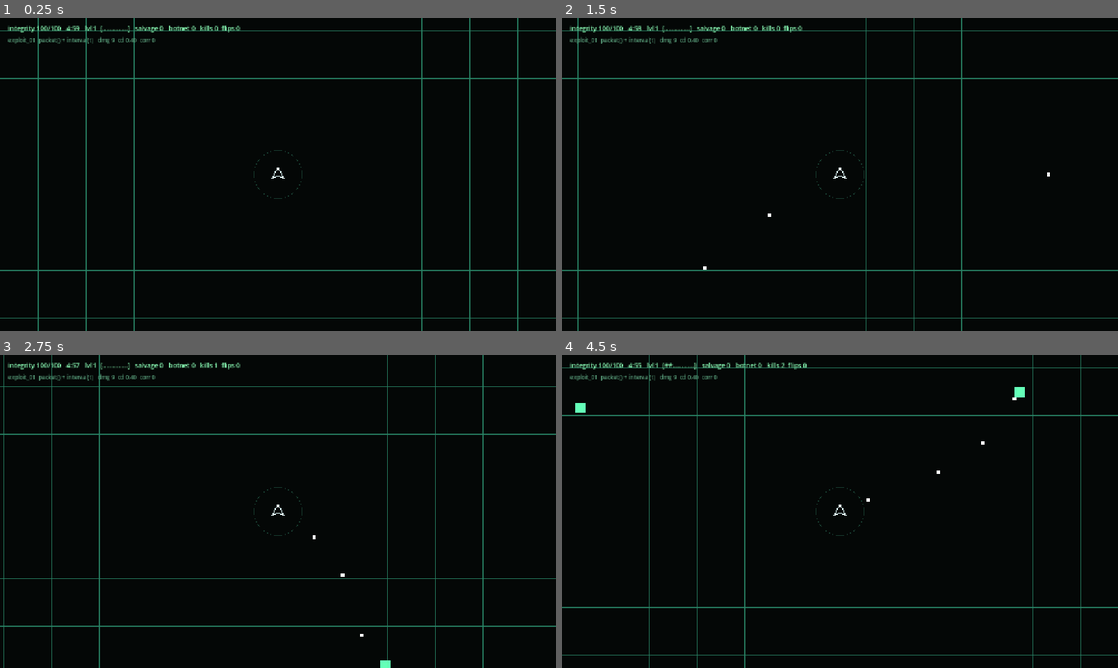
Above: before the commit, frames 1-4 (two rows, left to right).
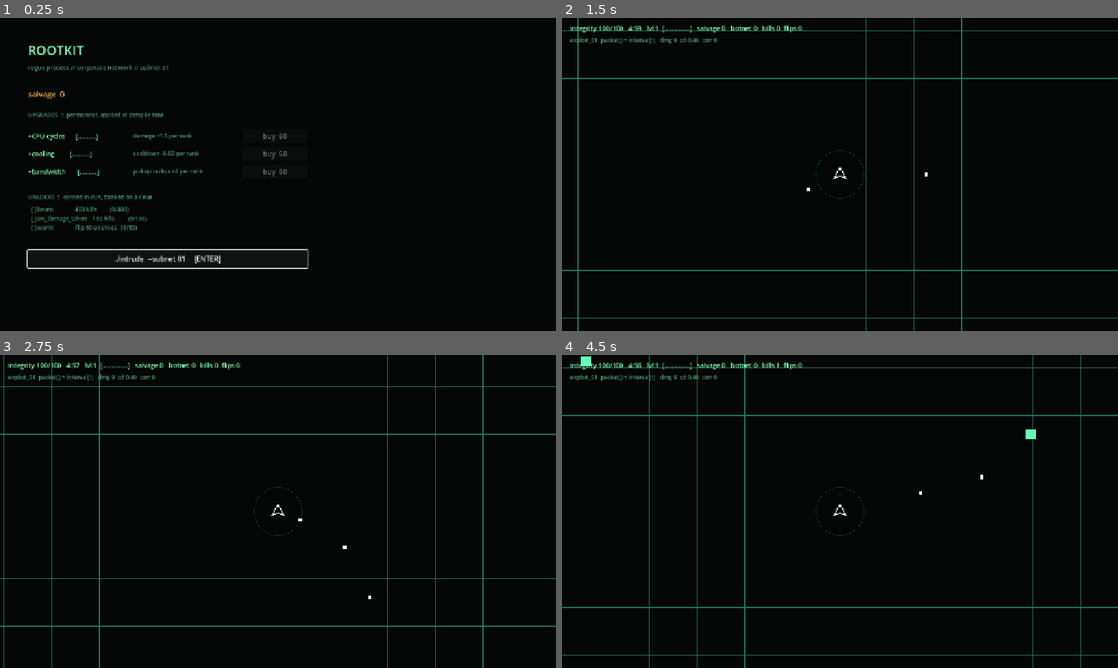
Above: after the commit, the same moments.

Repository: seanperkins/rootkit-game
Game: Godot game, scene res://scenes/main.tscn
The game is run twice, just before and just after one commit, with the same random seed, the same clock (stepped at 60 frames per second) and the same inputs.
Inputs (mouse positions are in pixels of both pictures, inside the frame that each line leads up to):
- Up to frame 1 (0.25 s): no input
- Up to frame 2 (1.5 s): click (728, 259) at 0.5 s, where only the run after the commit has a clickable "./intrude --subnet 01 [ENTER]"; tap Enter at 1.25, 1.35 s; hold D from 1.28 s (still down)
- Up to frame 3 (2.75 s): tap Keypad Enter at 1.55, 2.1 s; release D at 2.03 s; hold S from 2.03 s (still down); tap Enter at 2.3 s
- Up to frame 4 (4.5 s): release S at 2.78 s; hold D 2.78-3.53 s; tap Enter at 2.85, 3.8 s; tap Keypad Enter at 3.05, 3.6 s; hold W 3.53-4.28 s; hold A from 4.28 s (still down); tap R at 4.35 s

The runs differ from the first frame. In frame 1, 6.2% of the frame differs, in the area x 0-100%, y 0-100%; in frame 2, less than 0.1%; in frame 3, 0.1%; in frame 4, 0.6%.

Commit message:
feat: meta shell — spend salvage, track unlocks, launch runs
Closes the meta loop: banked salvage now buys the three permanent buffs, which
fold through Compiler.build into every exploit. main.tscn is the shell; the run
lives in run.tscn and returns here on death or a clear.

Unlock state is DERIVED from milestone counters rather than read from the stored
list. Milestones were only evaluated inside bank(), so a save reaching a
threshold outside that call displayed as locked — visible in a shop capture as
212/150 kills still showing [ ]. Counters are now the single source of truth.

Milestone progress banks on a loss as well as a clear. Salvage is still lost on
death per the design, but unlocks are the stated reason to replay after dying,
so gating them on a win defeats the system they exist for.

tests/test_meta.gd covers the price curve (60 + 30n; 1950 a line, 5850 all
three), buying, buff folding, unlock derivation, and the save-durability rules
the review raised: .bak recovery from a truncated write, and range clamping plus
id rejection on a hand-edited user://save.json (negative salvage, out-of-range
buffs, a path-traversal module id).

Diff:
--- a/scenes/main.tscn
+++ b/scenes/main.tscn
@@ -1,6 +1,9 @@
-[gd_scene load_steps=2 format=3 uid="uid://rootkit_main"]
+[gd_scene load_steps=2 format=3 uid="uid://rootkit_meta"]
 
-[ext_resource type="Script" path="res://scripts/run/run.gd" id="1_run"]
+[ext_resource type="Script" path="res://scripts/meta/meta_screen.gd" id="1_meta"]
 
-[node name="Run" type="Node2D"]
-script = ExtResource("1_run")
+[node name="Meta" type="Control"]
+anchors_preset = 15
+anchor_right = 1.0
+anchor_bottom = 1.0
+script = ExtResource("1_meta")
--- /dev/null
+++ b/scenes/run.tscn
@@ -0,0 +1,6 @@
+[gd_scene load_steps=2 format=3 uid="uid://rootkit_main"]
+
+[ext_resource type="Script" path="res://scripts/run/run.gd" id="1_run"]
+
+[node name="Run" type="Node2D"]
+script = ExtResource("1_run")
--- /dev/null
+++ b/scripts/meta/meta_screen.gd
@@ -0,0 +1,125 @@
+extends Control
+
+## The between-runs shell. Salvage banked by clearing a subnet is spent here, so
+## the meta economy has somewhere to land.
+
+const FG := Color(0.55, 1.0, 0.72)
+const DIM := Color(0.32, 0.58, 0.45)
+const HOT := Color(1.0, 0.72, 0.35)
+
+const BUFFS := [
+	[&"cpu_cycles", "+CPU cycles", "damage +1.5 per rank"],
+	[&"cooling",    "+cooling",    "cooldown -0.02 per rank"],
+	[&"bandwidth",  "+bandwidth",  "pickup radius +6 per rank"],
+]
+
+var _rows: Array = []
+var _salvage: Label
+var _status: Label
+
+func _ready() -> void:
+	set_anchors_preset(Control.PRESET_FULL_RECT)
+	var bg := ColorRect.new()
+	bg.set_anchors_preset(Control.PRESET_FULL_RECT)
+	bg.color = Color(0.016, 0.031, 0.027)
+	add_child(bg)
+
+	var col := VBoxContainer.new()
+	col.position = Vector2(64, 52)
+	col.add_theme_constant_override("separation", 10)
+	add_child(col)
+
+	col.add_child(_label("ROOTKIT", 30, FG))
+	col.add_child(_label("rogue process // corporate network // subnet 01", 14, DIM))
+	col.add_child(_spacer(18))
+
+	_salvage = _label("", 18, HOT)
+	col.add_child(_salvage)
+	col.add_child(_spacer(6))
+	col.add_child(_label("UPGRADES  ::  permanent, applied at compile time", 13, DIM))
+	col.add_child(_spacer(4))
+
+	for b in BUFFS:
+		var row := HBoxContainer.new()
+		row.add_theme_constant_override("separation", 12)
+		var name_l := _label("", 15, FG)
+		name_l.custom_minimum_size = Vector2(230, 0)
+		var desc_l := _label(b[2], 13, DIM)
+		desc_l.custom_minimum_size = Vector2(240, 0)
+		var buy := Button.new()
+		buy.custom_minimum_size = Vector2(150, 30)
+		buy.pressed.connect(_buy.bind(b[0]))
+		row.add_child(name_l)
+		row.add_child(desc_l)
+		row.add_child(buy)
+		col.add_child(row)
+		_rows.append({"id": b[0], "label": b[1], "name": name_l, "buy": buy})
+
+	col.add_child(_spacer(14))
+	col.add_child(_label("UNLOCKS  ::  earned in-run, banked on a clear", 13, DIM))
+	_status = _label("", 13, DIM)
+	col.add_child(_status)
+	col.add_child(_spacer(22))
+
+	var start := Button.new()
+	start.text = "  ./intrude  --subnet 01     [ENTER]  "
+	start.custom_minimum_size = Vector2(340, 42)
+	start.add_theme_font_size_override("font_size", 16)
+	start.pressed.connect(_start)
+	col.add_child(start)
+	start.grab_focus()
+
+	_refresh()
+
+func _label(t: String, size: int, c: Color) -> Label:
+	var l := Label.new()
+	l.text = t
+	l.add_theme_font_size_override("font_size", size)
+	l.add_theme_color_override("font_color", c)
+	return l
+
+func _spacer(h: int) -> Control:
+	var c := Control.new()
+	c.custom_minimum_size = Vector2(0, h)
+	return c
+
+func _refresh() -> void:
+	var d := SaveGame.load_state()
+	_salvage.text = "salvage  %d" % d["salvage"]
+	for r in _rows:
+		var n: int = d["buffs"][String(r["id"])]
+		r["name"].text = "%-16s %s" % [r["label"], _pips(n)]
+		if n >= SaveGame.BUFF_MAX:
+			r["buy"].text = "MAXED"
+			r["buy"].disabled = true
+		else:
+			var price := SaveGame.buff_price(n)
+			r["buy"].text = "buy  %d" % price
+			r["buy"].disabled = d["salvage"] < price
+	var lines := []
+	for id in ModuleTable.LOCKED:
+		var have: bool = SaveGame.is_unlocked(id)
+		lines.append("  %s %-18s %s" % ["[x]" if have else "[ ]", id,
+			"unlocked" if have else _requirement(id, d)])
+	_status.text = "\n".join(lines)
+
+func _requirement(id: StringName, d: Dictionary) -> String:
+	match id:
+		&"worm":            return "flip 50 enemies   (%d/50)" % d["flips"]
+		&"on_damage_taken": return "150 kills         (%d/150)" % d["kills"]
+		&"beam":            return "400 kills         (%d/400)" % d["kills"]
+	return ""
+
+func _pips(n: int) -> String:
+	return "[" + "#".repeat(n) + ".".repeat(SaveGame.BUFF_MAX - n) + "]"
+
+func _buy(id: StringName) -> void:
+	SaveGame.buy(id)
+	_refresh()
+
+func _start() -> void:
+	get_tree().change_scene_to_file("res://scenes/run.tscn")
+
+func _input(e: InputEvent) -> void:
+	if e is InputEventKey and e.pressed and e.keycode in [KEY_ENTER, KEY_KP_ENTER]:
+		_start()
--- a/scripts/meta/save_game.gd
+++ b/scripts/meta/save_game.gd
@@ -116,6 +116,14 @@
 			d["unlocked"].append(String(m))
 	save_state()
 
+## Unlock state is DERIVED from the milestone counters, never read from the
+## stored list. The list is only evaluated inside bank(), so any state reached
+## outside that call desyncs — a save with 212 kills displayed as locked against
+## a 150-kill requirement. Counters are the single source of truth; the stored
+## list is kept for forward compatibility but is not load-bearing.
+static func is_unlocked(id: StringName) -> bool:
+	return _milestone_met(id, load_state())
+
 static func _milestone_met(id: StringName, d: Dictionary) -> bool:
 	match id:
 		&"worm":            return d["flips"] >= 50
@@ -124,13 +132,11 @@
 	return false
 
 static func unlocked_modules() -> Array:
-	var d := load_state()
 	var out := ModuleTable.starting_unlocked()
 	var table := ModuleTable.by_id()
-	for id in d["unlocked"]:
-		var sid := StringName(id)
-		if table.has(sid) and not (table[sid] in out):
-			out.append(table[sid])
+	for id in ModuleTable.LOCKED:
+		if is_unlocked(id) and table.has(id) and not (table[id] in out):
+			out.append(table[id])
 	return out
 
 static func buff_stats() -> Dictionary:
--- a/scripts/run/run.gd
+++ b/scripts/run/run.gd
@@ -385,6 +385,10 @@
 	if player_health <= 0.0:
 		player_health = 0.0
 		alive = false
+		# Salvage is lost, but kills and flips still count toward unlocks —
+		# otherwise a losing run gives nothing and the meta has no reason to
+		# exist after a death, which is exactly what it is for.
+		SaveGame.bank(0, kills, flips)
 		emit_signal("run_ended", false, 0)
 	emit_signal("stats_changed")
 
--- a/scripts/run/ui.gd
+++ b/scripts/run/ui.gd
@@ -91,9 +91,9 @@
 	etext.position = Vector2(60, 160)
 	_end.add_child(etext)
 	var again := Button.new()
-	again.text = "run again  [R]"
+	again.text = "disconnect  ->  shell   [R]"
 	again.position = Vector2(60, 260)
-	again.custom_minimum_size = Vector2(200, 36)
+	again.custom_minimum_size = Vector2(280, 36)
 	_end.add_child(again)
 	again.pressed.connect(_restart)
 
@@ -178,7 +178,7 @@
 	_end.visible = true
 
 func _restart() -> void:
-	get_tree().reload_current_scene()
+	get_tree().change_scene_to_file("res://scenes/main.tscn")
 
 func _input(e: InputEvent) -> void:
 	if e is InputEventKey and e.pressed and e.keycode == KEY_R and _end.visible:
--- a/tests/test_corruption.gd
+++ b/tests/test_corruption.gd
@@ -8,7 +8,7 @@
 
 func _initialize() -> void:
 	SaveGame.use_fresh_state()
-	var run: Node2D = load("res://scenes/main.tscn").instantiate()
+	var run: Node2D = load("res://scenes/run.tscn").instantiate()
 	root.add_child(run)
 	await process_frame
 
--- /dev/null
+++ b/tests/test_meta.gd
@@ -0,0 +1,120 @@
+extends SceneTree
+
+## Shop economics, buff folding, unlocks, and the save-durability rules the
+## review called out: atomic rotation, .bak recovery, and range clamping on a
+## file the player can hand-edit.
+
+var failures := 0
+
+func _initialize() -> void:
+	print("ROOTKIT — meta / save\n")
+	price_curve()
+	buying()
+	buffs_fold_into_compile()
+	unlocks()
+	clamping()
+	bak_recovery()
+	print("")
+	if failures == 0: print("  PASS — all cases")
+	else: print("  FAIL — %d assertion(s)" % failures)
+	quit(1 if failures > 0 else 0)
+
+func _check(label: String, got, want) -> void:
+	if got == want or (got is float and want is float and abs(got - want) < 1e-5):
+		print("  ok    %s" % label)
+	else:
+		print("  FAIL  %s — got %s, want %s" % [label, got, want])
+		failures += 1
+
+func price_curve() -> void:
+	_check("first purchase costs 60", SaveGame.buff_price(0), 60)
+	_check("tenth purchase costs 330", SaveGame.buff_price(9), 330)
+	var total := 0
+	for n in SaveGame.BUFF_MAX:
+		total += SaveGame.buff_price(n)
+	_check("maxing one line costs 1950", total, 1950)
+	_check("all three lines cost 5850", total * 3, 5850)
+
+func buying() -> void:
+	SaveGame.use_fresh_state()
+	_check("broke: purchase refused", SaveGame.buy(&"cpu_cycles"), false)
+	SaveGame.load_state()["salvage"] = 200
+	_check("afforded: purchase accepted", SaveGame.buy(&"cpu_cycles"), true)
+	_check("salvage debited by the price", SaveGame.load_state()["salvage"], 140)
+	_check("rank incremented", SaveGame.load_state()["buffs"]["cpu_cycles"], 1)
+	_check("next price stepped up", SaveGame.buff_price(1), 90)
+	SaveGame.load_state()["buffs"]["cooling"] = SaveGame.BUFF_MAX
+	_check("maxed line refuses further purchase", SaveGame.buy(&"cooling"), false)
+
+## A buff that does not reach ResolvedExploit is a buff that does nothing.
+func buffs_fold_into_compile() -> void:
+	SaveGame.use_fresh_state()
+	var t := ModuleTable.by_id()
+	var ex := Exploit.new()
+	ex.place(t[&"packet"])
+	ex.place(t[&"interval"])
+	var base := Compiler.build(ex, {})
+	SaveGame.load_state()["buffs"]["cpu_cycles"] = 4
+	var buffed := Compiler.build(ex, SaveGame.buff_stats())
+	_check("4 ranks of +CPU cycles add 6.0 damage", buffed.damage - base.damage, 6.0)
+	SaveGame.load_state()["buffs"]["cooling"] = 10
+	var cooled := Compiler.build(ex, SaveGame.buff_stats())
+	_check("cooling never breaches MIN_COOLDOWN",
+		cooled.cooldown >= Compiler.MIN_COOLDOWN, true)
+
+func unlocks() -> void:
+	SaveGame.use_fresh_state()
+	_check("fresh save starts with 12 modules", SaveGame.unlocked_modules().size(), 12)
+	SaveGame.load_state()["flips"] = 49
+	_check("49 flips does not unlock worm",
+		&"worm" in _ids(SaveGame.unlocked_modules()), false)
+	SaveGame.load_state()["flips"] = 50
+	_check("50 flips unlocks worm (derived, no bank() call)",
+		&"worm" in _ids(SaveGame.unlocked_modules()), true)
+	_check("is_unlocked agrees", SaveGame.is_unlocked(&"worm"), true)
+	SaveGame.load_state()["kills"] = 212
+	_check("212 kills unlocks the 150-kill module without banking",
+		SaveGame.is_unlocked(&"on_damage_taken"), true)
+
+func _ids(mods: Array) -> Array:
+	var out := []
+	for m in mods:
+		out.append(m.id)
+	return out
+
+## user://save.json is plaintext and the only user-controlled input in the game.
+func clamping() -> void:
+	SaveGame.use_fresh_state()
+	var hostile := {
+		"version": 1, "salvage": -5000,
+		"buffs": {"cpu_cycles": 500, "cooling": -3, "bandwidth": 2},
+		"unlocked": ["worm", "../../etc/passwd", "not_a_module"],
+		"kills": -1, "flips": 1e20,
+	}
+	var f := FileAccess.open(SaveGame.PATH, FileAccess.WRITE)
+	f.store_string(JSON.stringify(hostile)); f.close()
+	SaveGame._cache = {}
+	var d := SaveGame.load_state()
+	_check("negative salvage clamped to 0", d["salvage"], 0)
+	_check("out-of-range buff clamped to max", d["buffs"]["cpu_cycles"], SaveGame.BUFF_MAX)
+	_check("negative buff clamped to 0", d["buffs"]["cooling"], 0)
+	_check("negative kills clamped to 0", d["kills"], 0)
+	_check("unknown module id dropped", d["unlocked"].size(), 1)
+	_check("path-traversal id dropped", "../../etc/passwd" in d["unlocked"], false)
+	_check("valid id kept", "worm" in d["unlocked"], true)
+
+## A truncated write must recover from .bak, not wipe every unlock the player has.
+func bak_recovery() -> void:
+	SaveGame.use_fresh_state()
+	SaveGame.load_state()["salvage"] = 777
+	SaveGame.save_state()
+	SaveGame.load_state()["salvage"] = 999
+	SaveGame.save_state()                      # rotates 777 into .bak
+	var f := FileAccess.open(SaveGame.PATH, FileAccess.WRITE)
+	f.store_string('{"version":1,"salvage":12')   # crash mid-write
+	f.close()
+	print("     (the JSON parse error below is this truncated file, on purpose)")
+	SaveGame._cache = {}
+	var d := SaveGame.load_state()
+	_check("truncated save recovers from .bak", d["salvage"], 777)
+	_check("recovery is not a wipe", d["salvage"] != 0, true)
--- a/tests/test_run.gd
+++ b/tests/test_run.gd
@@ -12,7 +12,7 @@
 func _initialize() -> void:
 	print("ROOTKIT — full subnet smoke test\n")
 	SaveGame.use_fresh_state()
-	var scene: PackedScene = load("res://scenes/main.tscn")
+	var scene: PackedScene = load("res://scenes/run.tscn")
 	run = scene.instantiate()
 	root.add_child(run)
 	# add_child during _initialize leaves the node outside the tree, so _ready
--- a/tools/screenshot.gd
+++ b/tools/screenshot.gd
@@ -2,7 +2,7 @@
 var run: Node2D
 var frames := 0
 func _initialize() -> void:
-	run = load("res://scenes/main.tscn").instantiate()
+	run = load("res://scenes/run.tscn").instantiate()
 	root.add_child(run)
 	await process_frame
 	run.level_up_offered.connect(func(cards): run.choose_card(cards[0][0], cards[0][1]))
--- /dev/null
+++ b/tools/shot_meta.gd
@@ -0,0 +1,16 @@
+extends SceneTree
+var frames := 0
+func _initialize() -> void:
+	SaveGame.use_fresh_state()
+	SaveGame.load_state()["salvage"] = 1240
+	SaveGame.load_state()["buffs"]["cpu_cycles"] = 3
+	SaveGame.load_state()["buffs"]["cooling"] = 1
+	SaveGame.load_state()["kills"] = 212
+	SaveGame.load_state()["flips"] = 31
+	root.add_child(load("res://scenes/main.tscn").instantiate())
+func _process(_d: float) -> bool:
+	frames += 1
+	if frames == 20:
+		root.get_texture().get_image().save_png("/tmp/rootkit_meta.png")
+		return true
+	return false
Not shown, added: scripts/meta/meta_screen.gd.uid
Not shown, added: tests/test_meta.gd.uid
Not shown, added: tools/shot_meta.gd.uid
